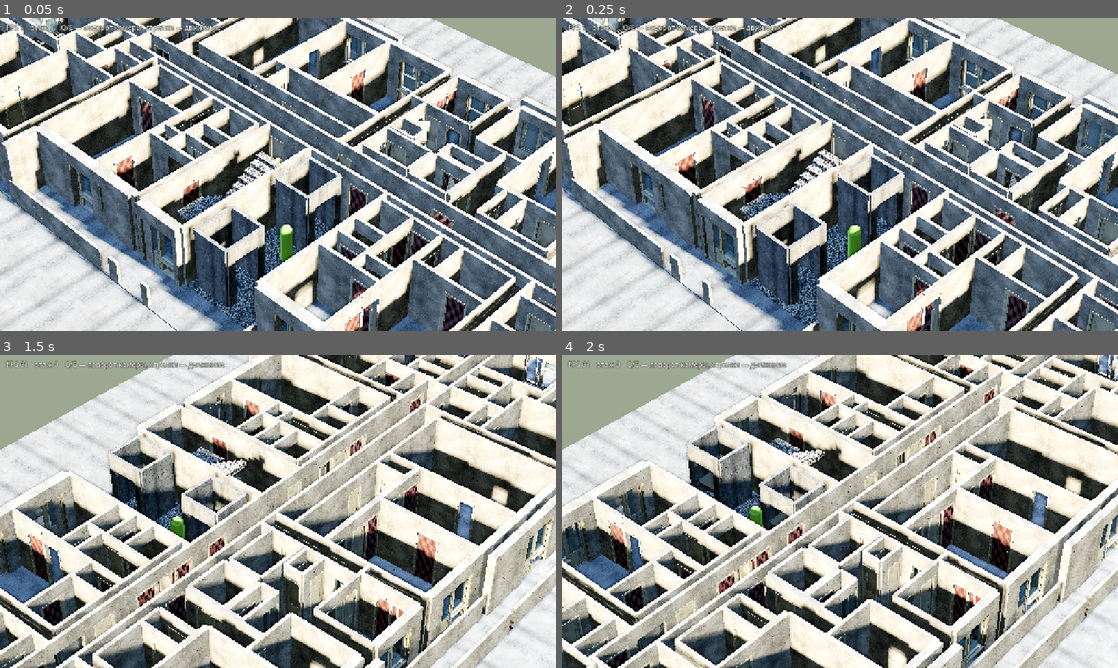
Above: before the commit, frames 1-4 (two rows, left to right).
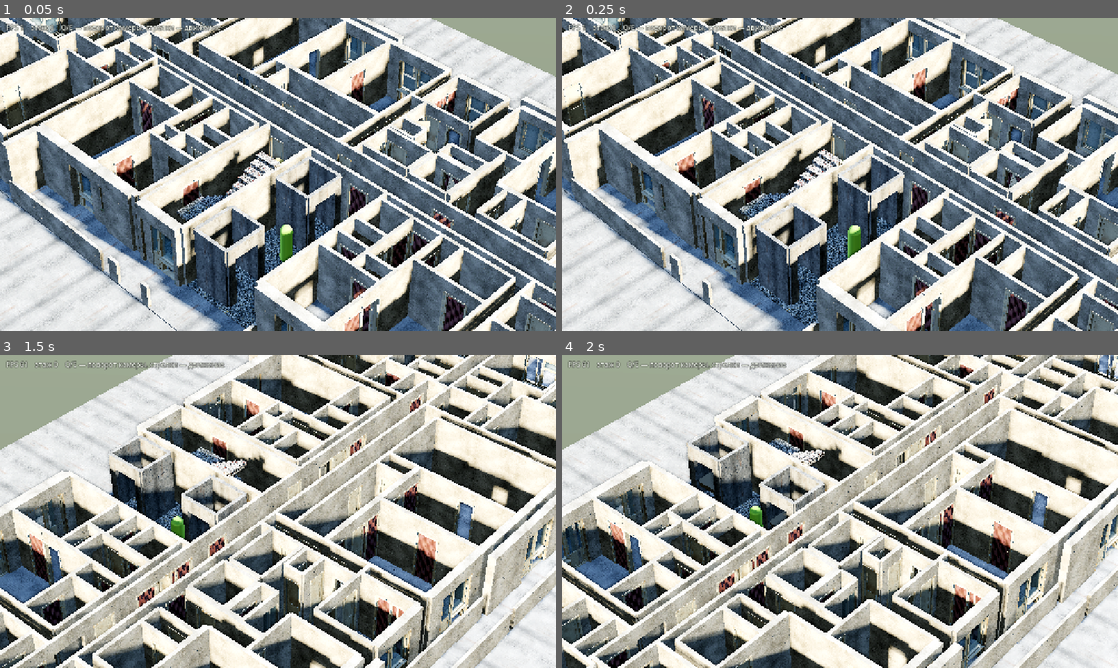
Above: after the commit, the same moments.

Repository: SashkoSoft/Godot_skilled
Game: Godot game, scene res://main.tscn
The game is run twice, just before and just after one commit, with the same random seed, the same clock (stepped at 60 frames per second) and the same inputs.
Inputs:
- Up to frame 1 (0.05 s): no input
- Up to frame 2 (0.25 s): no input
- Up to frame 3 (1.5 s): hold Right (ui_right) 0.53-1.28 s; hold Q 0.53-1.28 s; hold Down (ui_down) from 1.28 s (still down); tap E at 1.35 s
- Up to frame 4 (2 s): keep holding Down (ui_down)

The runs differ from the first frame. In frame 1, 0.2% of the frame differs, in the area x 34-61%, y 52-78%; in frame 2, 0.2%, in the area x 34-61%, y 51-77%; in frame 3, 0.1%; in frame 4, 0.1%.

Commit message:
Двери лифта: геометрия принята, атлас и кабина на переделку
Замеры чистые: створки 220+220 tris, обрамление 484, панель 420, кабина 1300,
пивоты на смыкающейся кромке ±0.008, ход створок освобождает проём. По картам
roughness 0.42…1.00 при среднем 0.78, metallic ноль, ВЧ-размах 0.003 — правило
про искрящие блики соблюдено с запасом.

Два пункта в v2, оба по одному кругу.

Кабина 1,48 × 1,64 вместо 1,64 × 1,80 — ошибка в моём задании: я дал наружный
габарит коробки шахты, а стенки съедают по 0,08 с каждой стороны. Как сдано,
кабина выходит задней стенкой за шахту на 0,32.

Атлас пересветить. Средняя насыщенность 0.258 против 0.010 у принятого
concrete-facade, с которым лифт стоит в одном кадре; по STYLE_GUIDE
насыщенный цвет отдан живому, рукотворное приглушено. Плюс узкий диапазон
яркости (перцентили 0.255 и 0.490) — краска, ржавчина и битый низ сливаются
в пятнистость и с 3–5 м не читаются.

Перемычку над проёмом лифта поправил у себя: было 2.14 в свету, стало 2.24 —
как в задании и как у всех остальных проёмов в доме.

Co-Authored-By: Claude Opus 5 (1M context) <noreply@anthropic.com>
Claude-Session: https://claude.ai/code/session_019YcjNN9d8bDVjkYVEodEdB

Diff:
--- a/game/tower.gd
+++ b/game/tower.gd
@@ -1071,7 +1071,9 @@
 				Vector3(WALL, h, half - d))
 		_shaft_wall(f, Vector3(x1, y + h * 0.5, mid + (half + d) * 0.5),
 				Vector3(WALL, h, half - d))
-		_shaft_wall(f, Vector3(x1, y + h - 0.35, mid), Vector3(WALL, 0.70, LIFT_DOOR))
+		# перемычка 0,60 — тогда проём лифта выходит 2,24 в свету, как все
+		# остальные в доме, и под него собран блок створок от houdini-assets
+		_shaft_wall(f, Vector3(x1, y + h - 0.30, mid), Vector3(WALL, 0.60, LIFT_DOOR))
 		_mark(f, Vector3(x1, y, mid), Vector3(0, 0, 1), LIFT_DOOR, KIND_DOOR, y)
 
 
Not shown, changed: pipeline/QUEUE.md
Not shown, removed: pipeline/tasks/done/task-0008-lift-doors.md
Not shown, added: pipeline/tasks/open/task-0008-lift-doors.md
